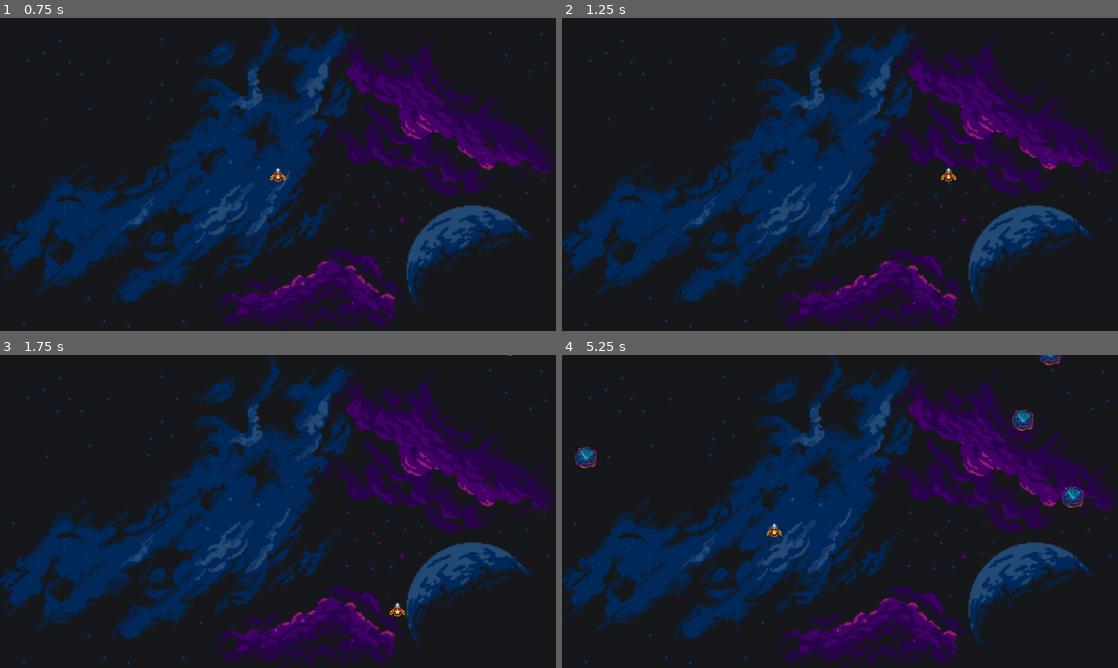
Above: before the commit, frames 1-4 (two rows, left to right).
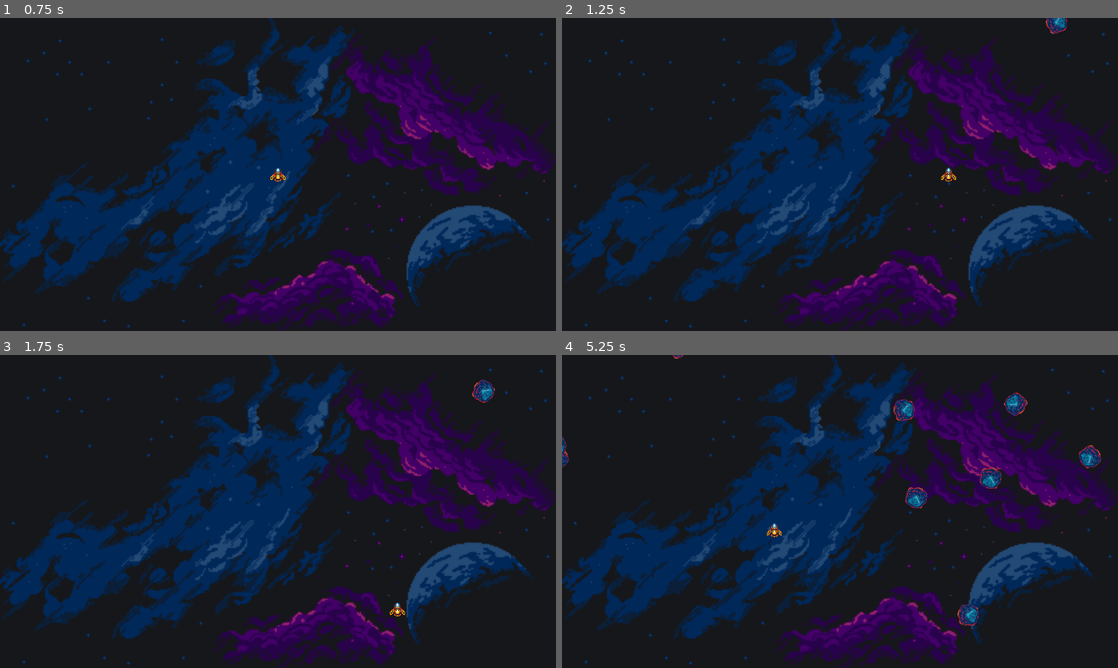
Above: after the commit, the same moments.

Repository: arantebw/reoasteroids
Game: Godot game, scene res://scenes/level.tscn
Same seed, same stepped clock (60 frames per second), same inputs: the game is played once before the commit and once after it.
Inputs:
- Up to frame 1 (0.75 s): tap Enter at 0.5 s; hold Right (right) from 0.53 s (still down)
- Up to frame 2 (1.25 s): keep holding Right (right)
- Up to frame 3 (1.75 s): release Right (right) at 1.28 s; hold Down (down) from 1.28 s (still down)
- Up to frame 4 (5.25 s): release Down (down) at 2.03 s; hold Right (right) 2.03-2.78 s; hold Up (up) 2.78-3.53 s; hold Left (left) 3.53-5.03 s; hold Down (down) from 5.03 s (still down)

Frame 1 is identical in both runs. In frame 2, 0.2% of the frame differs, in the area x 87-91%, y 0-6%; in frame 3, 0.2%; in frame 4, 2.1%, in the area x 0-97%, y 0-87%.

Commit message:
feat(lecture-4): ✨ add random speed, direction, and rotation of meteor spawns

Diff:
--- a/scenes/level.tscn
+++ b/scenes/level.tscn
@@ -51,6 +51,7 @@
 shape = SubResource("RectangleShape2D_fa07y")
 
 [node name="MeteorTimer" type="Timer" parent="."]
+wait_time = 0.5
 autostart = true
 
 [node name="Meteors" type="Node2D" parent="."]
--- a/scenes/meteor.gd
+++ b/scenes/meteor.gd
@@ -1,4 +1,8 @@
 extends Area2D
+
+var speed: int
+var rotation_speed: int
+var direction_x: float
 
 
 func _ready() -> void:
@@ -10,10 +14,15 @@
 	var random_y = rng.randi_range(-150, -50)
 	position = Vector2(random_x, random_y)
 
+	speed = rng.randi_range(50, 200)
+	direction_x = rng.randf_range(-1, 1)
+	rotation_speed = rng.randi_range(40, 100)
+
 
 func _process(delta: float) -> void:
 	# enable meteors to enter the viewport
-	position += Vector2(0, 1.0) * 100 * delta
+	position += Vector2(direction_x, 1.0) * speed * delta
+	rotation_degrees += rotation_speed * delta
 
 
 func _on_body_entered(body: Node2D) -> void:
--- a/scenes/meteor.tscn
+++ b/scenes/meteor.tscn
@@ -9,7 +9,7 @@
 [node name="Meteor" type="Area2D"]
 script = ExtResource("1_q17qp")
 
-[node name="Sprite2D" type="Sprite2D" parent="."]
+[node name="MeteorImage" type="Sprite2D" parent="."]
 texture = ExtResource("1_eipxv")
 
 [node name="CollisionShape2D" type="CollisionShape2D" parent="."]
